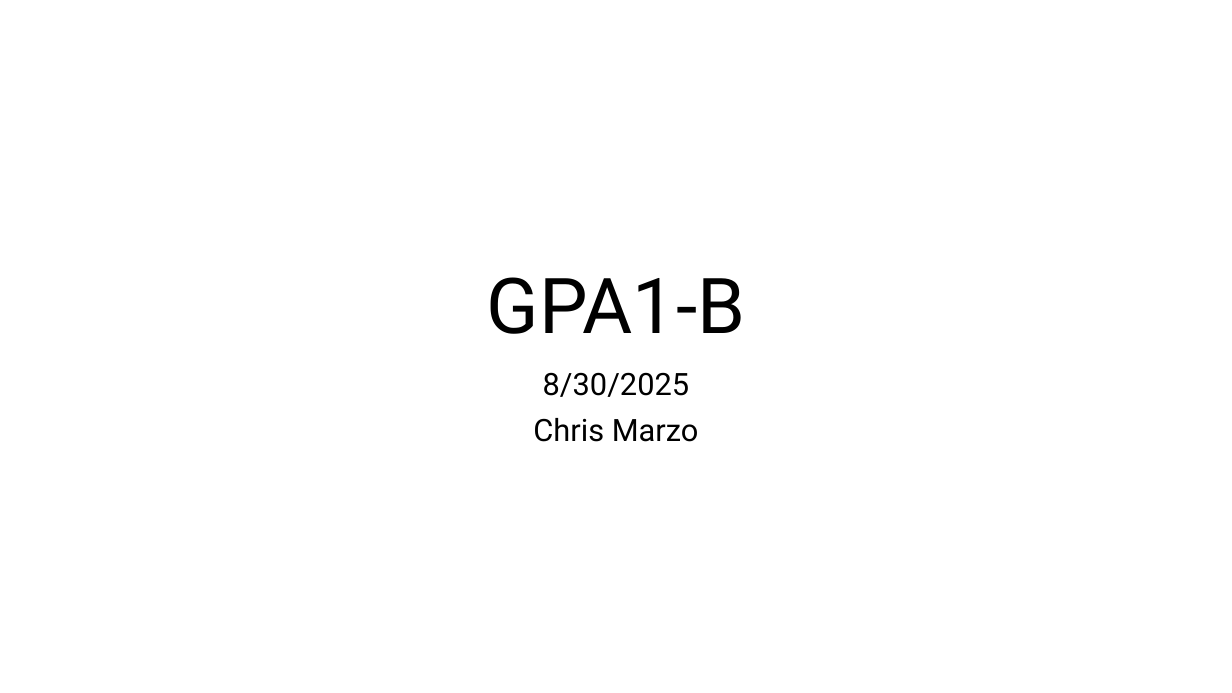
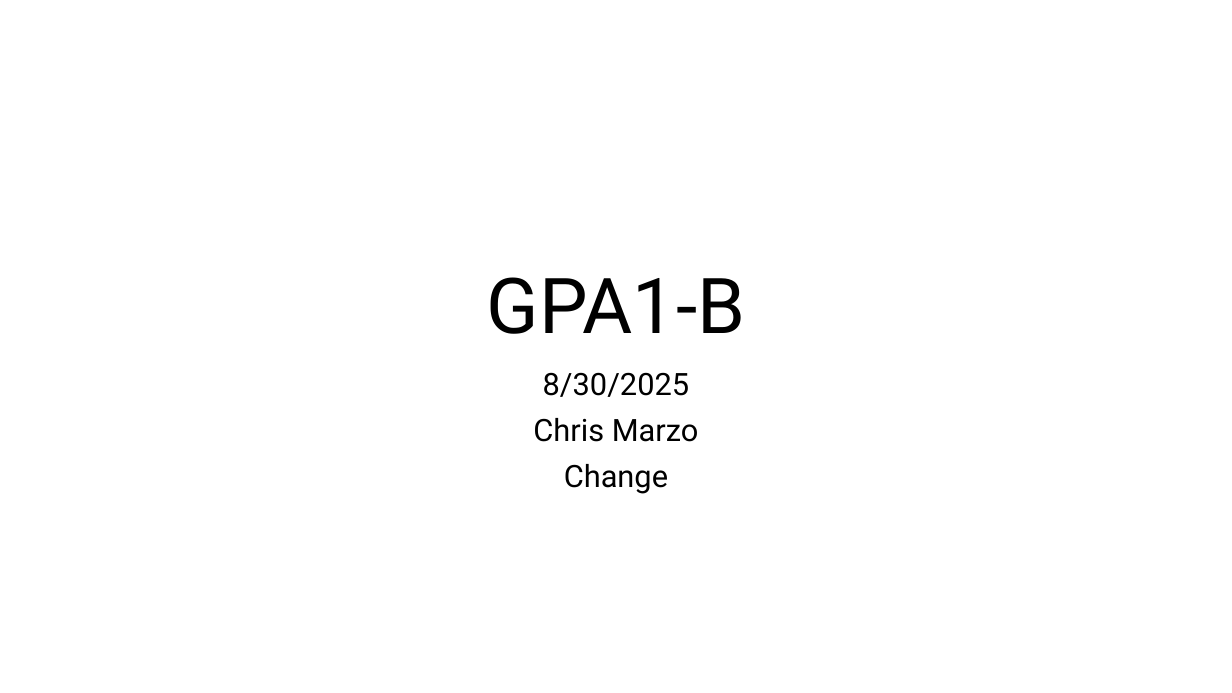
Before and after one commit to cmarz831/CIS3534CM9Repo, a slide deck: slide 1 of MarzoChris_GPA1-B.pptx. Drawn at 1232x693 pixels with LibreOffice and Linux fonts; fonts in the diff are those of the drawing. Boxes give left, top, right and bottom in pixels: in the first picture for what was removed or moved away, otherwise in the second. Text is boxed around its words. In the diff, an @@ line names an element or a change of style, - is before the commit and + after.

Commit message:
changed GPA1-B file

```diff
--- a/MarzoChris_GPA1-B.pptx
+++ b/MarzoChris_GPA1-B.pptx
@@ subtitle at (564,464,668,494): paragraph added @@
+Change
```
